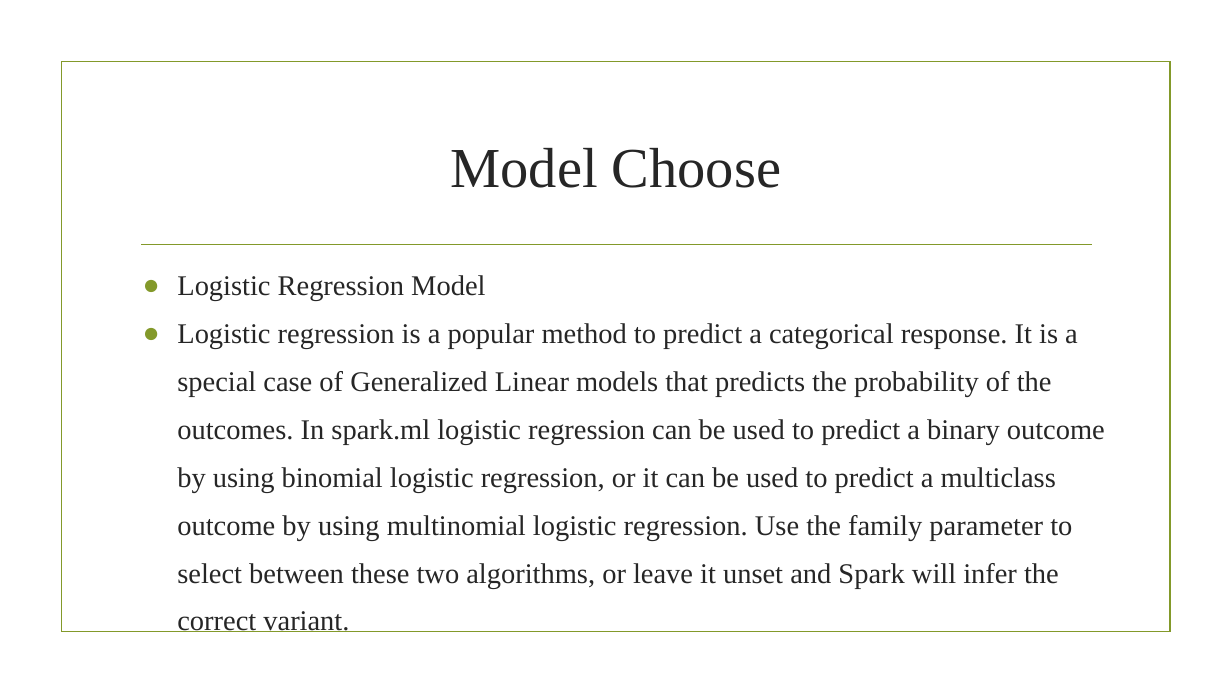
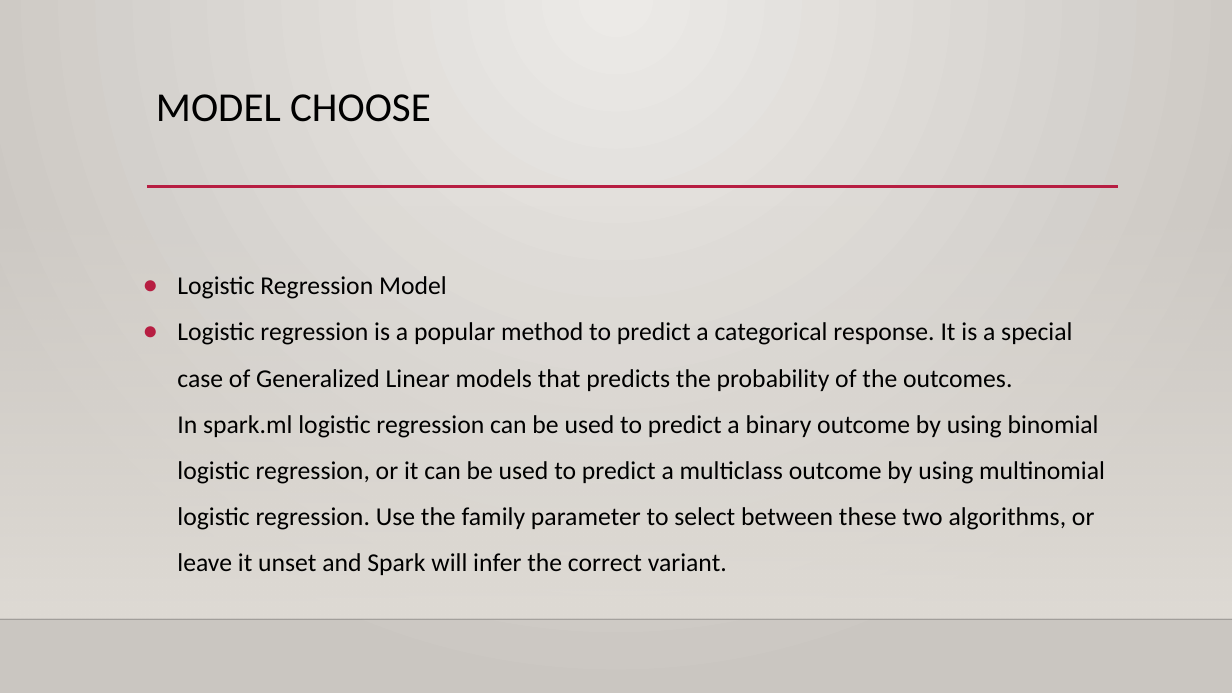
Before and after one commit to MAQI-SHI/CSYE-7200-Final-Project-Team-6, a slide deck: slide 14 of finalPresentation.pptx (slide 9 before the commit). Drawn at 1232x693 pixels with LibreOffice and Linux fonts; fonts in the diff are those of the drawing; background and template pictures are left out. Boxes give left, top, right and bottom in pixels: in the first picture for what was removed or moved away, otherwise in the second. Text is boxed around its words. In the diff, an @@ line names an element or a change of style, - is before the commit and + after.

```diff
--- a/finalPresentation.pptx
+++ b/finalPresentation.pptx
@@ background picture (left out) to gradient #ECEAE7 to #CAC7C1 @@
@@ title "MODEL CHOOSE" at box(156, 94, 431, 122): vertical alignment middle to top @@
@@ title at box(156, 94, 431, 122): text changed; size 44 to 32 pt; font Times New Roman to Calibri; text colour #262626 to #000000 @@
-Model Choose
+MODEL CHOOSE
@@ rectangle: place and size @@
-rectangle at box(61, 62, 1170, 632)
+rectangle at box(0, 204, 1232, 619)
@@ rectangle at box(0, 204, 1232, 619): fill none to gradient #DFDBD5; outline #83992A 1.25 pt to none @@
@@ line moved from (141, 245) - (1092, 245) to (147, 187) - (1118, 187) @@
@@ line (147, 187) - (1118, 187): stroke #83992A 1.25 pt to #B71E42 2.5 pt @@
@@ text "Logistic Regression Model" at box(177, 276, 1105, 575): size 22.2 to 20 pt, font Times New Roman to Calibri, text colour #262626 to #000000; line spacing 1.4 to 1.5; bullet colour #83992A to #B71E42 @@
@@ line added from (0, 619) to (1232, 619), #000001 1 pt @@
```
Also in this commit, not shown: 12 other slides changed, 6 slides added, 2 slides removed, 2 other files.
